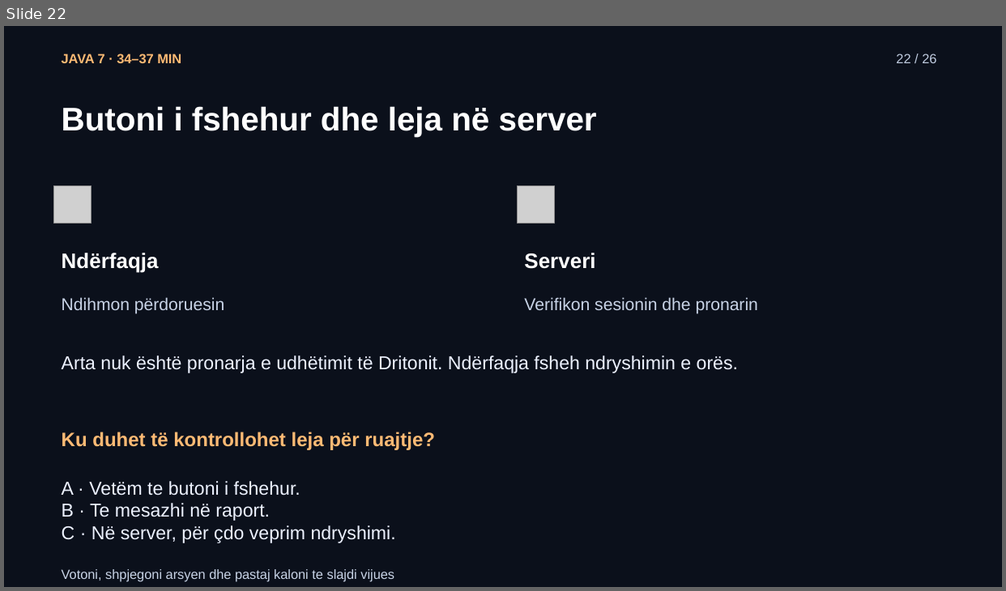
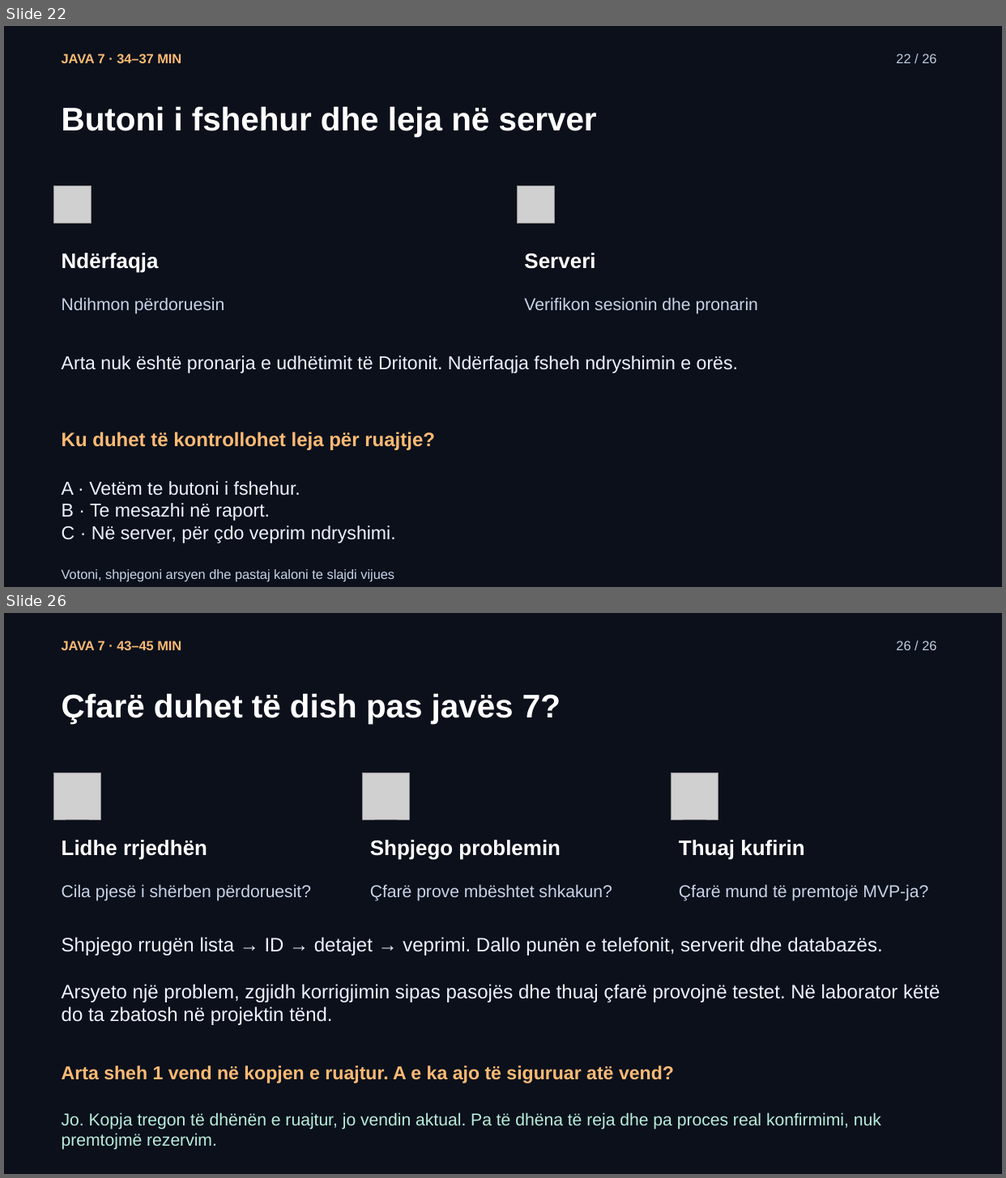
Before and after one commit to arbenl/arbenl.github.io, a slide deck: lendet/2026-2027/mobile/lectures/ligjerata-07-kontrolli-mvp-rideshare-2026.pptx. Shown one above the other, each under a label of ours: slide 22 before the commit, slides 22 and 26 after it; the slides between them are not shown. The pictures are 1006x591 and 1006x1178 pixels, drawn with LibreOffice and Linux fonts; fonts in the diff are those of the drawing; grey boxes stand for pictures. Boxes give left, top, right and bottom in pixels: in the first picture for what was removed or moved away, otherwise in the second. Text is boxed around its words. In the diff, an @@ line names an element or a change of style, - is before the commit and + after.

```diff
--- a/lendet/2026-2027/mobile/lectures/ligjerata-07-kontrolli-mvp-rideshare-2026.pptx
+++ b/lendet/2026-2027/mobile/lectures/ligjerata-07-kontrolli-mvp-rideshare-2026.pptx
@@ slide 26 added at [4,613,1002,1174], background #0B101B @@
@@ text added at [62,641,181,650], 12.8 pt, text #FDBA74, bold @@
+JAVA 7 · 43–45 MIN
@@ text added at [896,641,936,650], 12.8 pt, text #BFCBDF @@
+26 / 26
@@ text added at [62,693,560,724], 31.5 pt, text #FFFFFF, bold @@
+Çfarë duhet të dish pas javës 7?
@@ picture added at [54,773,100,820] @@
@@ picture added at [363,773,409,820] @@
@@ picture added at [671,773,718,820] @@
@@ text added at [62,840,207,860], 20.2 pt, text #FFFFFF, bold @@
+Lidhe rrjedhën
@@ text added at [370,840,560,860], 20.2 pt, text #FFFFFF, bold @@
+Shpjego problemin
@@ text added at [679,840,804,860], 20.2 pt, text #FFFFFF, bold @@
+Thuaj kufirin
@@ text added at [62,884,311,901], 16.5 pt, text #C8D3E6 @@
+Cila pjesë i shërben përdoruesit?
@@ text added at [370,884,612,901], 16.5 pt, text #C8D3E6 @@
+Çfarë prove mbështet shkakun?
@@ text added at [679,884,928,901], 16.5 pt, text #C8D3E6 @@
+Çfarë mund të premtojë MVP-ja?
@@ text added at [62,937,940,1025], 18.8 pt, text #EDF2FF @@
+Shpjego rrugën lista → ID → detajet → veprimi. Dallo punën e telefonit, serverit dhe databazës.
+Arsyeto një problem, zgjidh korrigjimin sipas pasojës dhe thuaj çfarë provojnë testet. Në laborator këtë do ta zbatosh në projektin tënd.
@@ text added at [62,1066,674,1084], 18 pt, text #FDBA74, bold @@
+Arta sheh 1 vend në kopjen e ruajtur. A e ka ajo të siguruar atë vend?
@@ text added at [62,1113,881,1150], 16.5 pt, text #B8EDDB @@
+Jo. Kopja tregon të dhënën e ruajtur, jo vendin aktual. Pa të dhëna të reja dhe pa proces real konfirmimi, nuk premtojmë rezervim.
```
Also in this commit, not shown: 8 slides changed, 4 other slides added, 5 slides removed, 9 other files.
